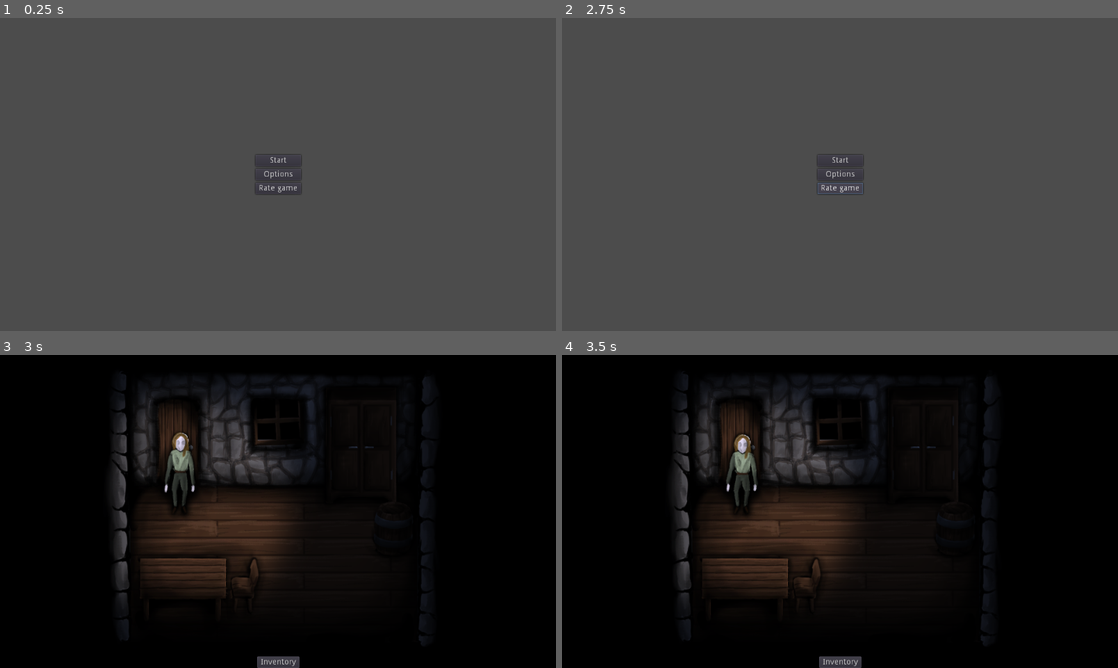
Above: before the commit, frames 1-4 (two rows, left to right).
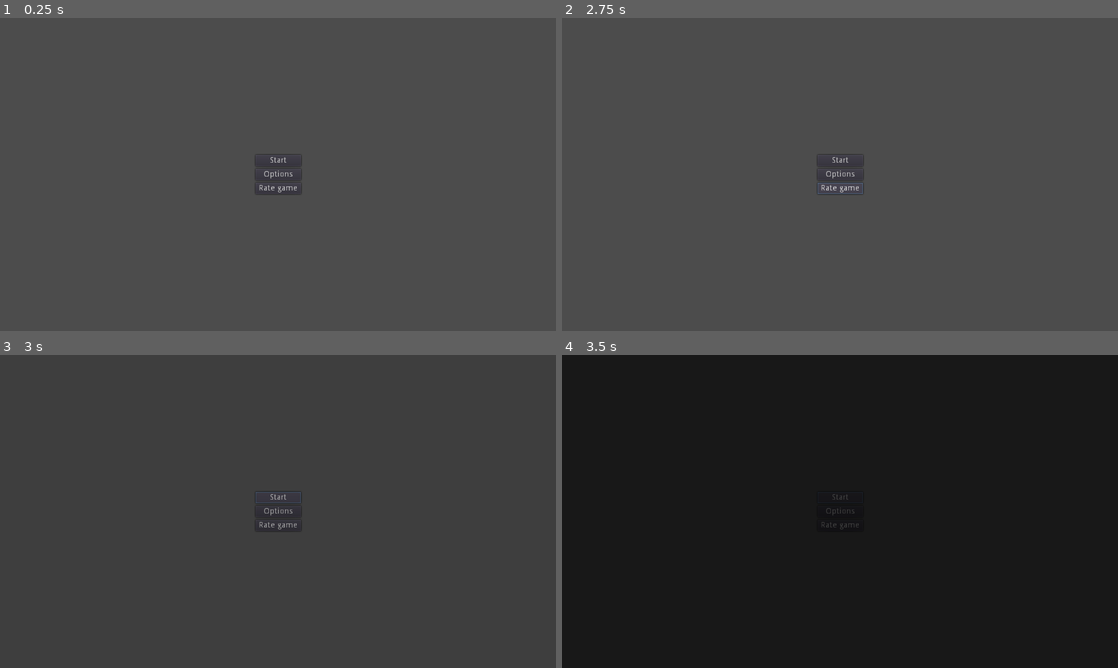
Above: after the commit, the same moments.

Repository: Piet-G/GodotWildJam62
Game: Godot game, scene res://ui/TitleScreen.tscn
Two runs of this game, one before a commit and one after it. Both use one fixed random seed, a clock stepped at 60 frames per second and the inputs below. The engine's default icon, where the game draws it, is replaced by a stand-in: a white triangle on a blue panel in a dark square. Sound files missing from this copy of the repository are replaced by a short silence.
Inputs:
- Up to frame 1 (0.25 s): no input
- Up to frame 2 (2.75 s): click "Options" at 0.5 s; click "Back" at 1.25 s; click "Rate game" at 2 s
- Up to frame 3 (3 s): click "Start" at 2.75 s
- Up to frame 4 (3.5 s): no input

Frames 1-2 are identical in both runs. In frame 3, 96% of the frame differs, in the area x 0-100%, y 0-100%; in frame 4, 6.5%.

Commit message:
TwoStateInteract

Diff:
--- a/ClickableElement.gd
+++ b/ClickableElement.gd
@@ -1,5 +1,5 @@
+class_name ClickableElement
 extends StaticBody2D
-
 
 # Declare member variables here. Examples:
 # var a = 2
--- a/Map.gd
+++ b/Map.gd
@@ -4,12 +4,7 @@
 
 func _init():
 	add_to_group(Groups.MAP)
-# Declare member variables here. Examples:
-# var a = 2
-# var b = "text"
 
-
-# Called when the node enters the scene tree for the first time.
 func _ready():
 	MapManager.attempt_initialise_debug_player(self)
 
--- a/Player.gd
+++ b/Player.gd
@@ -1,22 +1,47 @@
 extends KinematicBody2D
 
 signal selected_item_chaged(selected_item)
+signal item_added(item)
 
 var target_position = Vector2(0,0);
 var target_object;
 
-var MAX_SPEED = 80;
+var MAX_SPEED = 100;
 var velocity = Vector2.ZERO;
 var last_direction = Vector2.DOWN;
 var moving = false;
 var current_animation;
+var state_flags = {}
 
 var inventory = [preload("res://items/rusted_key.tres")];
 var selected_item = null;
+var movement_locked = false
 
 onready var camera = $Camera2D;
 onready var navigation_agent = $NavigationAgent2D;
 onready var sprite = $AnimatedSprite;
+
+func is_flag_set(flag):
+	return state_flags.has(flag);
+
+func set_flag(flag):
+	state_flags[flag] = true;
+
+func lock_movement():
+	movement_locked = true;
+
+func unlock_movement():
+	movement_locked = false;
+
+func add_item_to_inventory(item: Item):
+	inventory.append(item);
+	emit_signal("item_added", item)
+
+func has_item(item: Item):
+	return inventory.has(item);
+
+func is_holding_item(item: Item):
+	return selected_item == item;
 
 func _init():
 	add_to_group(Groups.PLAYER);
@@ -35,10 +60,14 @@
 	return inventory;
 
 func _on_map_clicked(position: Vector2):
+	if(movement_locked):
+		return
 	target_object = null;
 	set_target_position(position)
 
 func _on_object_clicked(object, position: Vector2):
+	if(movement_locked):
+		return
 	target_object = object;
 	set_target_position(position);
 
@@ -56,7 +85,9 @@
 
 	if(moving):
 		state = "walk"
+		$FootstepsAudio.stream_paused = false
 	else:
+		$FootstepsAudio.stream_paused = true
 		state = "idle"
 
 	if(angle >= 2 * PI - PI / 8 or angle < 0 + PI / 8):
--- a/Player.tscn
+++ b/Player.tscn
@@ -82,6 +82,7 @@
 [ext_resource path="res://player/Character_anim/Player_character/Side/IDLE/IDLE_0001.png" type="Texture" id=80]
 [ext_resource path="res://player/Character_anim/Player_character/Side/IDLE/IDLE_0002.png" type="Texture" id=81]
 [ext_resource path="res://player/Character_anim/Player_character/Side/IDLE/IDLE_0004.png" type="Texture" id=82]
+[ext_resource path="res://player/footsteps-cellar-26890.mp3" type="AudioStream" id=83]
 
 [sub_resource type="SpriteFrames" id=11]
 animations = [ {
@@ -180,6 +181,7 @@
 position = Vector2( 0, -64 )
 frames = SubResource( 11 )
 animation = "idle_side"
+frame = 7
 playing = true
 
 [node name="CollisionShape2D" type="CollisionShape2D" parent="."]
@@ -207,3 +209,8 @@
 anims/walk_left = SubResource( 7 )
 anims/walk_right = SubResource( 8 )
 anims/walk_up = SubResource( 9 )
+
+[node name="FootstepsAudio" type="AudioStreamPlayer2D" parent="."]
+stream = ExtResource( 83 )
+autoplay = true
+bus = "SFX"
--- /dev/null
+++ b/Singletons/BlackFader.gd
@@ -0,0 +1,19 @@
+extends CanvasLayer
+
+onready var tween = $Tween
+onready var texture = $Texture
+
+signal faded_in()
+signal faded_out()
+
+func fade_out(time):
+	tween.interpolate_property(texture, "color", Color(0,0,0,0), Color.black, time, Tween.TRANS_LINEAR, Tween.EASE_OUT)
+	tween.start()
+	yield(tween, "tween_all_completed")
+	emit_signal("faded_out")
+
+func fade_in(time):
+	tween.interpolate_property(texture, "color", Color.black, Color(0,0,0,0), time, Tween.TRANS_LINEAR, Tween.EASE_OUT)
+	tween.start()
+	yield(tween, "tween_all_completed")
+	emit_signal("faded_in")
--- /dev/null
+++ b/Singletons/BlackFader.tscn
@@ -0,0 +1,14 @@
+[gd_scene load_steps=2 format=2]
+
+[ext_resource path="res://Singletons/BlackFader.gd" type="Script" id=1]
+
+[node name="BlackFader" type="CanvasLayer"]
+script = ExtResource( 1 )
+
+[node name="Tween" type="Tween" parent="."]
+
+[node name="Texture" type="ColorRect" parent="."]
+anchor_right = 1.0
+anchor_bottom = 1.0
+mouse_filter = 2
+color = Color( 1, 1, 1, 0 )
--- a/Singletons/MapManager.gd
+++ b/Singletons/MapManager.gd
@@ -30,6 +30,12 @@
 	initialise_player()
 	Ui.open_gameplay_ui()
 	warp_to_map(initial_scene, position_id)
+	$AudioStreamPlayer2D.play()
+	yield($AudioStreamPlayer2D, "finished")
+	BlackFader.fade_in(1)
+
+func restart_game():
+	pass
 
 func get_player():
 	return player;
--- /dev/null
+++ b/Singletons/MapManager.tscn
@@ -0,0 +1,11 @@
+[gd_scene load_steps=3 format=2]
+
+[ext_resource path="res://Singletons/MapManager.gd" type="Script" id=1]
+[ext_resource path="res://girl-scream-83987.mp3" type="AudioStream" id=2]
+
+[node name="MapManager" type="Node"]
+script = ExtResource( 1 )
+
+[node name="AudioStreamPlayer2D" type="AudioStreamPlayer2D" parent="."]
+stream = ExtResource( 2 )
+bus = "Music"
--- /dev/null
+++ b/elements/ItemGiveElement.gd
@@ -0,0 +1,19 @@
+extends ClickableElement
+
+export(Resource) var item;
+export var item_get_text = "";
+export var empty_text = ""
+
+var collected_item = false;
+
+func _on_inspect():
+	if(not collected_item):
+		MapManager.get_player().lock_movement();
+		Ui.gameplay_ui.show_text(item_get_text);
+		yield(Ui.gameplay_ui, "text_finished_appearing")
+		MapManager.get_player().add_item_to_inventory(item)
+		MapManager.get_player().unlock_movement();
+
+		collected_item = true
+	else:
+		Ui.gameplay_ui.show_text(empty_text)
--- /dev/null
+++ b/elements/ItemGiveElement.tscn
@@ -0,0 +1,10 @@
+[gd_scene load_steps=3 format=2]
+
+[ext_resource path="res://ClickableElement.tscn" type="PackedScene" id=1]
+[ext_resource path="res://elements/ItemGiveElement.gd" type="Script" id=2]
+
+[node name="ItemGiveElement" instance=ExtResource( 1 )]
+script = ExtResource( 2 )
+item = null
+item_get_text = ""
+empty_text = ""
--- /dev/null
+++ b/elements/TwoStateClickableElement.gd
@@ -0,0 +1,39 @@
+extends ClickableElement
+
+export var save_id = ""
+export var conditional_on: Resource
+export var initial_text = ""
+export var use_text = ""
+export var on_use_text = ""
+export var after_text = ""
+
+func _ready():
+	call_deferred("update_visibility");
+
+func _on_inspect():
+	if(!MapManager.get_player().is_flag_set(save_id)):
+		if(conditional_on):
+			Ui.gameplay_ui.show_text(initial_text);
+			yield(Ui.gameplay_ui, "text_finished_appearing")
+			Ui.gameplay_ui.show_question(use_text);
+			var result = yield(Ui.gameplay_ui, "choice_made");
+
+			if(result):
+				Ui.gameplay_ui.show_text(on_use_text)
+				yield(Ui.gameplay_ui, "text_finished_appearing")
+				MapManager.get_player().set_flag(save_id)
+				update_visibility()
+		else:
+			Ui.gameplay_ui.show_text(initial_text)
+			MapManager.get_player().set_flag(save_id)
+			update_visibility()
+	else:
+		Ui.gameplay_ui.show_text(after_text);
+
+func update_visibility():
+	if(MapManager.get_player().is_flag_set(save_id)):
+		$State1.visible = false;
+		$State2.visible = true;
+	else:
+		$State1.visible = true;
+		$State2.visible = false;
--- /dev/null
+++ b/elements/TwoStateClickableElement.tscn
@@ -0,0 +1,17 @@
+[gd_scene load_steps=3 format=2]
+
+[ext_resource path="res://ClickableElement.tscn" type="PackedScene" id=1]
+[ext_resource path="res://elements/TwoStateClickableElement.gd" type="Script" id=2]
+
+[node name="TwoStateClickableElement" instance=ExtResource( 1 )]
+script = ExtResource( 2 )
+save_id = ""
+conditional_on = null
+initial_text = ""
+use_text = ""
+on_use_text = ""
+after_text = ""
+
+[node name="State1" type="Node2D" parent="." index="0"]
+
+[node name="State2" type="Node2D" parent="." index="1"]
--- a/maps/DemoMap/DemoMap.tscn
+++ b/maps/DemoMap/DemoMap.tscn
@@ -1,8 +1,11 @@
-[gd_scene load_steps=5 format=2]
+[gd_scene load_steps=8 format=2]
 
 [ext_resource path="res://Map.tscn" type="PackedScene" id=1]
 [ext_resource path="res://maps/DemoMap/Room_test.png" type="Texture" id=2]
 [ext_resource path="res://elements/TextClickableElement.tscn" type="PackedScene" id=3]
+[ext_resource path="res://elements/ItemGiveElement.tscn" type="PackedScene" id=4]
+[ext_resource path="res://items/rusted_key.tres" type="Resource" id=5]
+[ext_resource path="res://elements/TwoStateClickableElement.tscn" type="PackedScene" id=6]
 
 [sub_resource type="NavigationPolygon" id=1]
 vertices = PoolVector2Array( 403, 328, 233, 328, 225, 226, 545, 227, 546, 246, 234, 521, 231, 451, 441, 448, 715, 514, 640, 359, 710, 365, 454, 390, 639, 260, 450, 353, 427, 350, 407, 340 )
@@ -44,3 +47,24 @@
 
 [node name="CanvasModulate" parent="." index="6"]
 color = Color( 0.290196, 0.360784, 0.521569, 1 )
+
+[node name="ItemGiveElement" parent="." index="7" instance=ExtResource( 4 )]
+position = Vector2( 403, 217 )
+item = ExtResource( 5 )
+item_get_text = "Here is a intrigueing item, ta da da daaaa"
+empty_text = "You already collected the key"
+
+[node name="CollisionPolygon2D" type="CollisionPolygon2D" parent="ItemGiveElement" index="0"]
+polygon = PoolVector2Array( -36, -61, 51, -36, 61, 32, -20, 33 )
+
+[node name="TwoStateClickableElement" parent="." index="8" instance=ExtResource( 6 )]
+position = Vector2( 545, 345 )
+save_id = "A"
+conditional_on = ExtResource( 5 )
+initial_text = "A locked door"
+use_text = "Use rusted key?"
+on_use_text = "The rusted key crumbled"
+after_text = "The door is unlocked"
+
+[node name="CollisionPolygon2D" type="CollisionPolygon2D" parent="TwoStateClickableElement" index="2"]
+polygon = PoolVector2Array( -61, -100, 97, -27, 77, 69, -48, 74 )
--- a/project.godot
+++ b/project.godot
@@ -9,6 +9,11 @@
 config_version=4
 
 _global_script_classes=[ {
+"base": "StaticBody2D",
+"class": "ClickableElement",
+"language": "GDScript",
+"path": "res://ClickableElement.gd"
+}, {
 "base": "CanvasLayer",
 "class": "GameplayUI",
 "language": "GDScript",
@@ -20,6 +25,7 @@
 "path": "res://items/item.gd"
 } ]
 _global_script_class_icons={
+"ClickableElement": "",
 "GameplayUI": "",
 "Item": ""
 }
@@ -33,10 +39,11 @@
 [autoload]
 
 ClickManager="*res://ClickManager.gd"
-MapManager="*res://Singletons/MapManager.gd"
 Groups="*res://Singletons/Groups.gd"
+MapManager="*res://Singletons/MapManager.tscn"
 WarpManager="*res://Singletons/WarpManager.gd"
 Ui="*res://ui/UI.tscn"
+BlackFader="*res://Singletons/BlackFader.tscn"
 
 [debug]
 
--- /dev/null
+++ b/ui/ChoicePanel.gd
@@ -0,0 +1,10 @@
+extends Panel
+
+signal chosen(result)
+
+func _on_YesButton_pressed():
+	emit_signal("chosen", true)
+
+
+func _on_NoButton_pressed():
+	emit_signal("chosen", false)
--- /dev/null
+++ b/ui/ChoicePanel.tscn
@@ -0,0 +1,43 @@
+[gd_scene load_steps=2 format=2]
+
+[ext_resource path="res://ui/ChoicePanel.gd" type="Script" id=1]
+
+[node name="Panel" type="Panel"]
+self_modulate = Color( 1, 1, 1, 0.447059 )
+anchor_right = 1.0
+anchor_bottom = 1.0
+mouse_filter = 2
+script = ExtResource( 1 )
+
+[node name="VBoxContainer" type="VBoxContainer" parent="."]
+anchor_right = 1.0
+anchor_bottom = 1.0
+alignment = 1
+
+[node name="Label" type="Label" parent="VBoxContainer"]
+margin_top = 251.0
+margin_right = 960.0
+margin_bottom = 265.0
+text = "Use shovel?"
+align = 1
+
+[node name="HBoxContainer" type="HBoxContainer" parent="VBoxContainer"]
+margin_top = 269.0
+margin_right = 960.0
+margin_bottom = 289.0
+alignment = 1
+
+[node name="YesButton" type="Button" parent="VBoxContainer/HBoxContainer"]
+margin_left = 446.0
+margin_right = 480.0
+margin_bottom = 20.0
+text = "Yes"
+
+[node name="NoButton" type="Button" parent="VBoxContainer/HBoxContainer"]
+margin_left = 484.0
+margin_right = 514.0
+margin_bottom = 20.0
+text = "No"
+
+[connection signal="pressed" from="VBoxContainer/HBoxContainer/YesButton" to="." method="_on_YesButton_pressed"]
+[connection signal="pressed" from="VBoxContainer/HBoxContainer/NoButton" to="." method="_on_NoButton_pressed"]
--- a/ui/GameplayUI.gd
+++ b/ui/GameplayUI.gd
@@ -1,17 +1,37 @@
 class_name GameplayUI
 extends CanvasLayer
 
+signal text_appeared()
+signal text_finished_appearing(fully_completed)
+signal choice_made(chosen)
 
 onready var text_box = $TextBox;
 onready var animation_player = $AnimationPlayer;
 onready var selected_item_texture = get_node("%SelectedItemTexture")
+onready var inventory = $Inventory
+onready var choice = $Choice
 
-var text_to_show = "";
 var text_visible = false;
 var inventory_open = true;
+var item_to_add;
 
 func _ready():
 	MapManager.get_player().connect("selected_item_chaged", self, "_on_selected_item_changed")
+	MapManager.get_player().connect("item_added", self, "_on_item_added")
+	text_box.connect("text_appeared", self, "_on_text_appeared")
+
+func _on_text_appeared():
+	emit_signal("text_appeared")
+
+func _on_item_added(item):
+	print("Item added")
+	item_to_add = item;
+
+	if(inventory_open):
+		inventory.add_item(item)
+		item_to_add = null
+	else:
+		open_inventory()
 
 func _on_selected_item_changed(item: Item):
 	if(item):
@@ -21,18 +41,28 @@
 		selected_item_texture.visible = false;
 
 func show_text(text: String):
-	print("Showing text")
-	print_debug(text);
-	text_to_show = text;
-	text_visible = true
-	text_box.clear_text();
-	animation_player.play("text_appear");
-	text_box.show_text(text_to_show);
+	print_debug(text, text_visible);
+
+	if(!text_visible):
+		text_visible = true
+		text_box.clear_text();
+		animation_player.play("text_appear");
+
+	text_box.show_text(text);
+	var complete = yield(text_box, "text_finished_appearing")
+	emit_signal("text_finished_appearing", complete);
+
+func show_question(text: String):
+	animation_player.play("choice_appear");
+	var result = yield(choice, "chosen");
+	animation_player.play("choice_disappear")
+	emit_signal("choice_made", result);
 
 func hide_text():
 	if(text_visible):
 		animation_player.play("text_disappear");
 		text_visible = false;
+		text_box.attempt_interrupt()
 
 func _on_Inventory_item_selected(item):
 	selected_item_texture.texture = item.image;
@@ -45,5 +75,15 @@
 		animation_player.play("inventor_slide_out");
 	inventory_open = !inventory_open;
 
+func open_inventory():
+	animation_player.play("inventor_slide_in");
+	inventory_open = true;
+
 func _on_Inventory_open_toggled():
 	toggle_inventory_open()
+
+func _on_inventory_slide_in():
+	print("Slide in")
+	if(item_to_add):
+		inventory.add_item(item_to_add)
+		item_to_add = null
--- a/ui/GameplayUI.tscn
+++ b/ui/GameplayUI.tscn
@@ -1,8 +1,9 @@
-[gd_scene load_steps=9 format=2]
+[gd_scene load_steps=12 format=2]
 
 [ext_resource path="res://ui/TextBox.tscn" type="PackedScene" id=1]
 [ext_resource path="res://ui/GameplayUI.gd" type="Script" id=2]
 [ext_resource path="res://ui/Inventory.tscn" type="PackedScene" id=3]
+[ext_resource path="res://ui/ChoicePanel.tscn" type="PackedScene" id=4]
 
 [sub_resource type="Animation" id=1]
 length = 0.001
@@ -17,6 +18,48 @@
 "transitions": PoolRealArray( 1 ),
 "update": 0,
 "values": [ Color( 1, 1, 1, 0 ) ]
+}
+tracks/1/type = "value"
+tracks/1/path = NodePath("Choice:modulate")
+tracks/1/interp = 1
+tracks/1/loop_wrap = true
+tracks/1/imported = false
+tracks/1/enabled = true
+tracks/1/keys = {
+"times": PoolRealArray( 0 ),
+"transitions": PoolRealArray( 1 ),
+"update": 0,
+"values": [ Color( 1, 1, 1, 0 ) ]
+}
+
+[sub_resource type="Animation" id=8]
+resource_name = "choice_appear"
+tracks/0/type = "value"
+tracks/0/path = NodePath("Choice:modulate")
+tracks/0/interp = 1
+tracks/0/loop_wrap = true
+tracks/0/imported = false
+tracks/0/enabled = true
+tracks/0/keys = {
+"times": PoolRealArray( 0, 0.6 ),
+"transitions": PoolRealArray( 1, 1 ),
+"update": 0,
+"values": [ Color( 1, 1, 1, 0 ), Color( 1, 1, 1, 1 ) ]
+}
+
+[sub_resource type="Animation" id=9]
+resource_name = "choice_disappear"
+tracks/0/type = "value"
+tracks/0/path = NodePath("Choice:modulate")
+tracks/0/interp = 1
+tracks/0/loop_wrap = true
+tracks/0/imported = false
+tracks/0/enabled = true
+tracks/0/keys = {
+"times": PoolRealArray( 0, 0.7 ),
+"transitions": PoolRealArray( 1, 1 ),
+"update": 0,
+"values": [ Color( 1, 1, 1, 1 ), Color( 1, 1, 1, 0 ) ]
 }
 
 [sub_resource type="Animation" id=4]
@@ -33,6 +76,20 @@
 "transitions": PoolRealArray( 1, 1 ),
 "update": 0,
 "values": [ 540.0, 340.0 ]
+}
+tracks/1/type = "method"
+tracks/1/path = NodePath(".")
+tracks/1/interp = 1
+tracks/1/loop_wrap = true
+tracks/1/imported = false
+tracks/1/enabled = true
+tracks/1/keys = {
+"times": PoolRealArray( 0.6 ),
+"transitions": PoolRealArray( 1 ),
+"values": [ {
+"args": [  ],
+"method": "_on_inventory_slide_in"
+} ]
 }
 
 [sub_resource type="Animation" id=5]
@@ -96,8 +153,21 @@
 margin_right = 300.0
 margin_bottom = 15.0
 
+[node name="Choice" parent="." instance=ExtResource( 4 )]
+modulate = Color( 1, 1, 1, 0 )
+anchor_left = 0.5
+anchor_top = 0.5
+anchor_right = 0.5
+anchor_bottom = 0.5
+margin_left = -301.0
+margin_top = 21.0
+margin_right = 299.0
+margin_bottom = 91.0
+
 [node name="AnimationPlayer" type="AnimationPlayer" parent="."]
 anims/RESET = SubResource( 1 )
+anims/choice_appear = SubResource( 8 )
+anims/choice_disappear = SubResource( 9 )
 anims/inventor_slide_in = SubResource( 4 )
 anims/inventor_slide_out = SubResource( 5 )
 anims/text_appear = SubResource( 6 )
@@ -124,10 +194,9 @@
 anchor_left = 0.5
 anchor_top = 1.0
 anchor_right = 0.5
-anchor_bottom = 1.0
 margin_left = -249.5
+margin_top = -200.0
 margin_right = 249.5
-margin_bottom = 200.0
 
 [connection signal="item_selected" from="Inventory" to="." method="_on_Inventory_item_selected"]
 [connection signal="open_toggled" from="Inventory" to="." method="_on_Inventory_open_toggled"]
--- a/ui/Inventory.gd
+++ b/ui/Inventory.gd
@@ -6,8 +6,7 @@
 signal open_toggled();
 
 func _ready():
-	pass
-	#build_inventory(MapManager.get_player().get_inventory())
+	build_inventory(MapManager.get_player().get_inventory())
 
 func build_inventory(inventory):
 	for item in inventory:
@@ -19,6 +18,12 @@
 func _inventory_button_pressed(item):
 	emit_signal("item_selected", item);
 
+func add_item(item):
+	var item_button = preload("res://ui/ItemButton.tscn").instance()
+	grid.add_child(item_button);
+	item_button.set_item(item);
+	item_button.connect("pressed", self, "_inventory_button_pressed", [item])
+	item_button.appear()
 
 func _on_ToggleInventoryButton_pressed():
 	emit_signal("open_toggled")
--- a/ui/Inventory.tscn
+++ b/ui/Inventory.tscn
@@ -4,11 +4,16 @@
 [ext_resource path="res://ui/Inventory.gd" type="Script" id=2]
 
 [node name="Inventory" instance=ExtResource( 1 )]
+anchor_right = 1.0
+anchor_bottom = 1.0
+margin_right = 0.0
+margin_bottom = 0.0
 script = ExtResource( 2 )
 
 [node name="GridContainer" type="GridContainer" parent="." index="0"]
 anchor_right = 1.0
 anchor_bottom = 1.0
+columns = 4
 
 [node name="ToggleInventoryButton" type="Button" parent="." index="1"]
 anchor_left = 0.5
--- a/ui/ItemButton.gd
+++ b/ui/ItemButton.gd
@@ -8,3 +8,6 @@
 	name_label.text = item.name;
 	item_image.texture = item.image;
 	description_label.text = item.description;
+
+func appear():
+	$AnimationPlayer.play("appear")
--- a/ui/ItemButton.tscn
+++ b/ui/ItemButton.tscn
@@ -1,24 +1,108 @@
-[gd_scene load_steps=3 format=2]
+[gd_scene load_steps=5 format=2]
 
 [ext_resource path="res://ui/ItemButton.gd" type="Script" id=1]
 [ext_resource path="res://icon.png" type="Texture" id=2]
 
+[sub_resource type="Animation" id=1]
+length = 0.001
+tracks/0/type = "value"
+tracks/0/path = NodePath("VBoxContainer/ItemImage:modulate")
+tracks/0/interp = 1
+tracks/0/loop_wrap = true
+tracks/0/imported = false
+tracks/0/enabled = true
+tracks/0/keys = {
+"times": PoolRealArray( 0 ),
+"transitions": PoolRealArray( 1 ),
+"update": 0,
+"values": [ Color( 1, 1, 1, 1 ) ]
+}
+tracks/1/type = "value"
+tracks/1/path = NodePath("VBoxContainer/NameLabel:modulate")
+tracks/1/interp = 1
+tracks/1/loop_wrap = true
+tracks/1/imported = false
+tracks/1/enabled = true
+tracks/1/keys = {
+"times": PoolRealArray( 0 ),
+"transitions": PoolRealArray( 1 ),
+"update": 0,
+"values": [ Color( 1, 1, 1, 1 ) ]
+}
+tracks/2/type = "value"
+tracks/2/path = NodePath("VBoxContainer/DescriptionLabel:modulate")
+tracks/2/interp = 1
+tracks/2/loop_wrap = true
+tracks/2/imported = false
+tracks/2/enabled = true
+tracks/2/keys = {
+"times": PoolRealArray( 0 ),
+"transitions": PoolRealArray( 1 ),
+"update": 0,
+"values": [ Color( 1, 1, 1, 1 ) ]
+}
+
+[sub_resource type="Animation" id=2]
+resource_name = "appear"
+length = 1.5
+tracks/0/type = "value"
+tracks/0/path = NodePath("VBoxContainer/NameLabel:modulate")
+tracks/0/interp = 1
+tracks/0/loop_wrap = true
+tracks/0/imported = false
+tracks/0/enabled = true
+tracks/0/keys = {
+"times": PoolRealArray( 0, 0.6 ),
+"transitions": PoolRealArray( 1, 1 ),
+"update": 0,
+"values": [ Color( 1, 1, 1, 0 ), Color( 1, 1, 1, 1 ) ]
+}
+tracks/1/type = "value"
+tracks/1/path = NodePath("VBoxContainer/DescriptionLabel:modulate")
+tracks/1/interp = 1
+tracks/1/loop_wrap = true
+tracks/1/imported = false
+tracks/1/enabled = true
+tracks/1/keys = {
+"times": PoolRealArray( 0, 0.8, 1.2 ),
+"transitions": PoolRealArray( 1, 1, 1 ),
+"update": 0,
+"values": [ Color( 1, 1, 1, 0 ), Color( 1, 1, 1, 0 ), Color( 1, 1, 1, 1 ) ]
+}
+tracks/2/type = "value"
+tracks/2/path = NodePath("VBoxContainer/ItemImage:modulate")
+tracks/2/interp = 1
+tracks/2/loop_wrap = true
+tracks/2/imported = false
+tracks/2/enabled = true
+tracks/2/keys = {
+"times": PoolRealArray( 0, 0.5 ),
+"transitions": PoolRealArray( 1, 1 ),
+"update": 0,
+"values": [ Color( 1, 1, 1, 0 ), Color( 1, 1, 1, 1 ) ]
+}
+
 [node name="ItemButton" type="TextureButton"]
-margin_top = 18.0
-margin_right = 40.0
-margin_bottom = 18.0
+anchor_right = 1.0
+anchor_bottom = 1.0
+margin_right = -900.0
+rect_min_size = Vector2( 100, 0 )
 toggle_mode = true
 script = ExtResource( 1 )
 
 [node name="VBoxContainer" type="VBoxContainer" parent="."]
-margin_top = -18.0
-margin_right = 40.0
-margin_bottom = 22.0
+anchor_left = 0.5
+anchor_right = 0.5
+margin_left = -32.0
+margin_right = 32.0
+margin_bottom = 117.0
+alignment = 1
 
 [node name="NameLabel" type="Label" parent="VBoxContainer"]
 unique_name_in_owner = true
 margin_right = 64.0
 margin_bottom = 14.0
+text = "Item"
 align = 1
 autowrap = true
 
@@ -33,6 +117,11 @@
 unique_name_in_owner = true
 margin_top = 86.0
 margin_right = 64.0
-margin_bottom = 100.0
+margin_bottom = 117.0
+text = "Dit is een item"
 align = 1
 autowrap = true
+
+[node name="AnimationPlayer" type="AnimationPlayer" parent="."]
+anims/RESET = SubResource( 1 )
+anims/appear = SubResource( 2 )
--- a/ui/TextBox.gd
+++ b/ui/TextBox.gd
@@ -1,16 +1,39 @@
 extends Panel
+
+signal text_appeared()
+signal text_finished_appearing(complete)
 
 var CHARACTERS_PER_SECOND = 18;
 
 onready var label = $Label;
 onready var tween = $Tween;
 
+func _ready():
+	tween.connect("tween_completed", self, "_on_tween_completed")
+func _on_tween_completed(object, key):
+	_finish_text(true)
+
 func show_text(text: String):
+	print("Showing text")
+	tween.remove_all()
 	label.visible_characters = 0;
 	label.text = text;
-	tween.interpolate_property(label, "visible_characters", 0, len(text), len(text) / CHARACTERS_PER_SECOND, Tween.TRANS_LINEAR, Tween.EASE_IN_OUT)
+	tween.interpolate_method(self, "set_visible_characters", 0, len(text) - text.count(" "), float(len(text)) / CHARACTERS_PER_SECOND)
 	tween.start()
+	$AudioStreamPlayer.play()
+
+func set_visible_characters(chars):
+	label.visible_characters = stepify(chars, 1);
 
 func clear_text():
 	label.visible_characters = 0;
-	tween.stop_all()
+
+func _finish_text(complete):
+	emit_signal("text_appeared")
+	emit_signal("text_finished_appearing", complete)
+	$AudioStreamPlayer.stop()
+
+func attempt_interrupt():
+	if(tween.is_active()):
+		tween.remove_all()
+		_finish_text(false)
--- a/ui/TextBox.tscn
+++ b/ui/TextBox.tscn
@@ -1,5 +1,6 @@
-[gd_scene load_steps=3 format=2]
+[gd_scene load_steps=4 format=2]
 
+[ext_resource path="res://text-sound-4-30218.mp3" type="AudioStream" id=1]
 [ext_resource path="res://ui/TextBox.gd" type="Script" id=2]
 
 [sub_resource type="StyleBoxFlat" id=1]
@@ -20,3 +21,7 @@
 valign = 1
 
 [node name="Tween" type="Tween" parent="."]
+
+[node name="AudioStreamPlayer" type="AudioStreamPlayer" parent="."]
+stream = ExtResource( 1 )
+bus = "SFX"
--- a/ui/TitleScreen.gd
+++ b/ui/TitleScreen.gd
@@ -5,19 +5,37 @@
 onready var default_selection = $Default;
 onready var options_selection = $Options;
 
+var buttons_disabled = false;
+
 func _on_Start_pressed():
+	if(buttons_disabled):
+		return
+
+	BlackFader.fade_out(1)
+	buttons_disabled = true
+	yield(BlackFader, "faded_out")
+
 	MapManager.start_game(initial_scene, "WARP_A")
 	self.queue_free()
 
 func _on_Options_pressed():
+	if(buttons_disabled):
+		return
+
 	options_selection.visible = true;
 	default_selection.visible = false;
 
 func _on_Rate_pressed():
+	if(buttons_disabled):
+		return
+
 	pass # Replace with function body.
 
 
 func _on_BackButton_pressed():
+	if(buttons_disabled):
+		return
+
 	options_selection.visible = false;
 	default_selection.visible = true;
 
Not shown: 1 places in Player.tscn that only renumber resources
Not shown, added: girl-scream-83987.mp3.import
Not shown, added: player/footsteps-cellar-26890.mp3.import
Not shown, added: text-sound-4-30218.mp3.import
Not shown, added: ui/text-sound-4-30218.mp3.import
Not shown, added: girl-scream-83987.mp3
Not shown, added: player/footsteps-cellar-26890.mp3
Not shown, added: text-sound-4-30218.mp3
Not shown, added: ui/text-sound-4-30218.mp3
